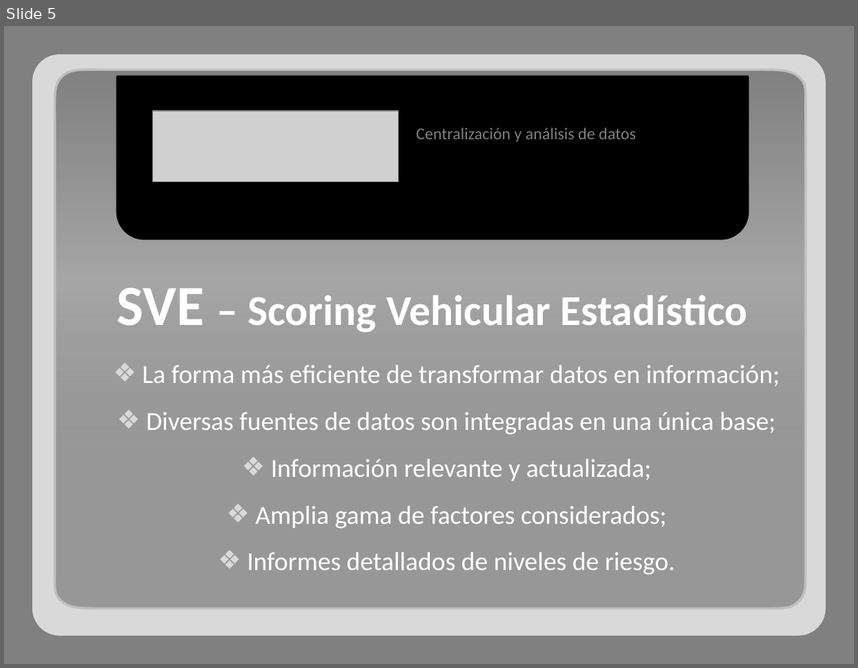
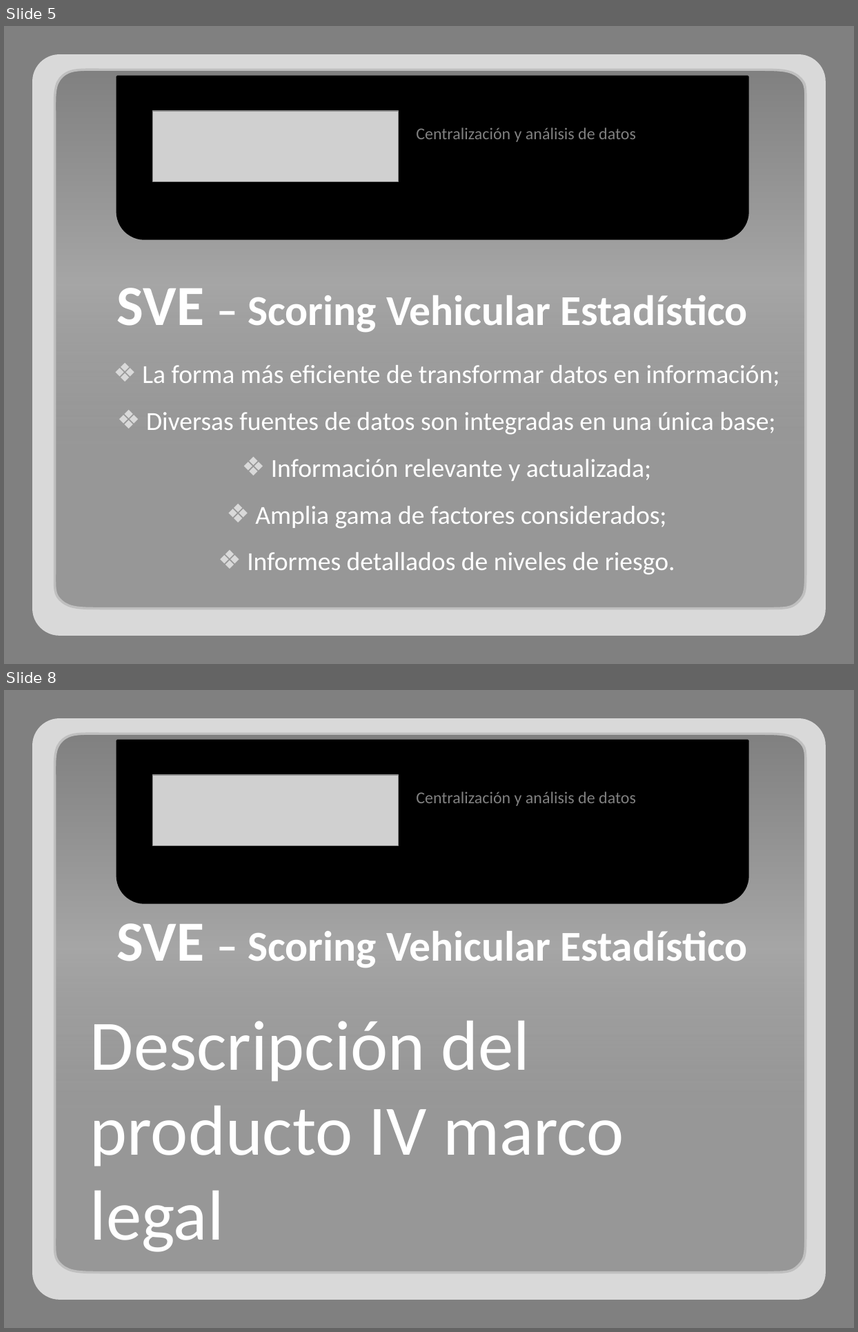
Before and after one commit to adrianachelotti/tallerdesarrollo1ero2011, a slide deck: Presentacion/Comercial/Presentacion Comercial.pptx. Shown one above the other, each under a label of ours: slide 5 before the commit, slides 5 and 8 after it; the slides between them are not shown. The pictures are 858x668 and 858x1332 pixels, drawn with LibreOffice and Linux fonts; fonts in the diff are those of the drawing; grey boxes stand for pictures. Boxes give left, top, right and bottom in pixels: in the first picture for what was removed or moved away, otherwise in the second. Text is boxed around its words. In the diff, an @@ line names an element or a change of style, - is before the commit and + after.

```diff
--- a/Presentacion/Comercial/Presentacion Comercial.pptx
+++ b/Presentacion/Comercial/Presentacion Comercial.pptx
@@ slide 8 added at (4,690,854,1328), background #808080 @@
@@ freeform shape added at (53,733,806,1272), fill gradient #808080 to #A6A6A6, outline #BFBFBF 2 pt @@
@@ round same rect added at (117,741,748,903), fill #000000, outline #000000 2 pt @@
@@ picture added at (153,775,399,845) @@
@@ text added at (416,791,636,806), 14 pt, text #808080 @@
+Centralización y análisis de datos
@@ text added at (117,923,747,967), 36 pt, text #FFFFFF, bold @@
+SVE – Scoring Vehicular Estadístico
@@ text added at (90,1021,624,1252), 60 pt, text #FFFFFF @@
+Descripción del producto IV marco legal
@@ group added at (32,718,826,1299): 5 rounded rectangles @@
```
Also in this commit, not shown: 2 slides changed, 3 other slides added.
